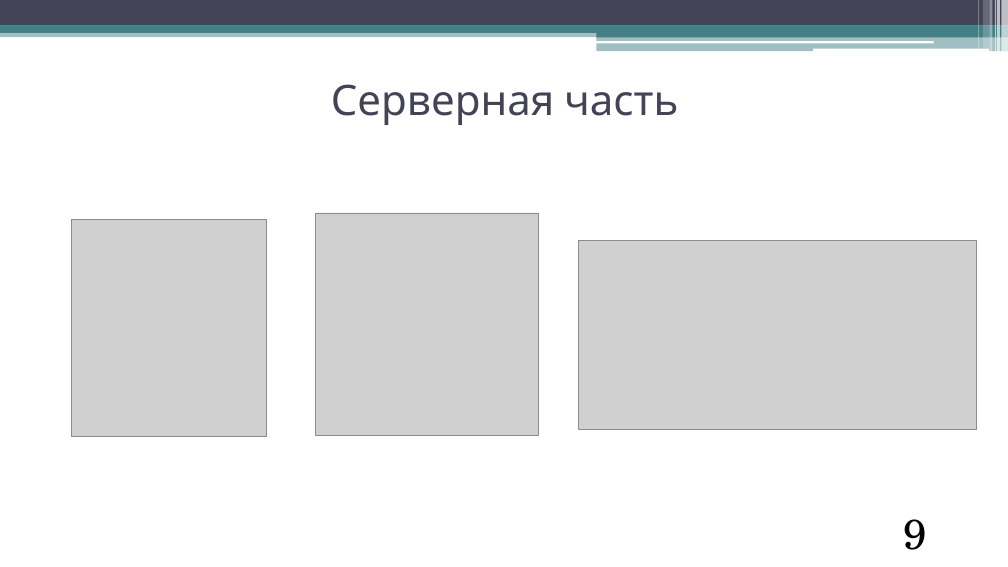
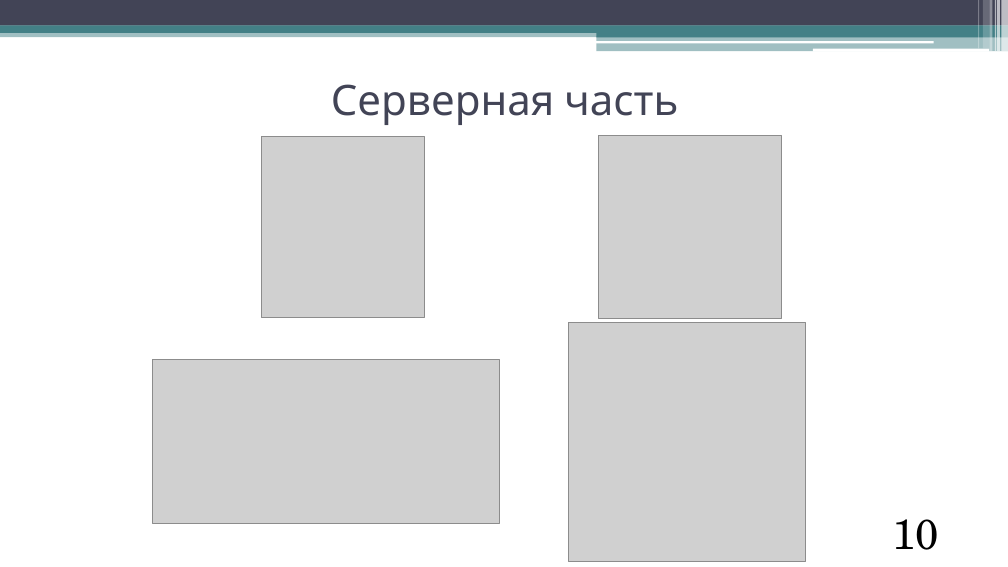
Before and after one commit to phluoroGG/TP_3.1, a slide deck: slide 10 of Документация/Презентация/Презентация.pptx (slide 9 before the commit). Drawn at 1008x567 pixels with LibreOffice and Linux fonts; fonts in the diff are those of the drawing; grey boxes stand for pictures. Boxes give left, top, right and bottom in pixels: in the first picture for what was removed or moved away, otherwise in the second. Text is boxed around its words. In the diff, an @@ line names an element or a change of style, - is before the commit and + after.

```diff
--- a/Документация/Презентация/Презентация.pptx
+++ b/Документация/Презентация/Презентация.pptx
@@ picture: place and size @@
-picture at (71, 219, 266, 436)
+picture at (262, 137, 424, 318)
@@ picture: place and size @@
-picture at (316, 213, 539, 436)
+picture at (599, 135, 782, 318)
@@ picture added at (569, 322, 806, 561) @@
@@ picture: place and size @@
-picture at (578, 240, 977, 430)
+picture at (153, 359, 499, 523)
@@ page number at (892, 519, 939, 550): text changed @@
-9
+10
```
Also in this commit, not shown: 2 other slides changed, 2 slides added, 1 other file.
